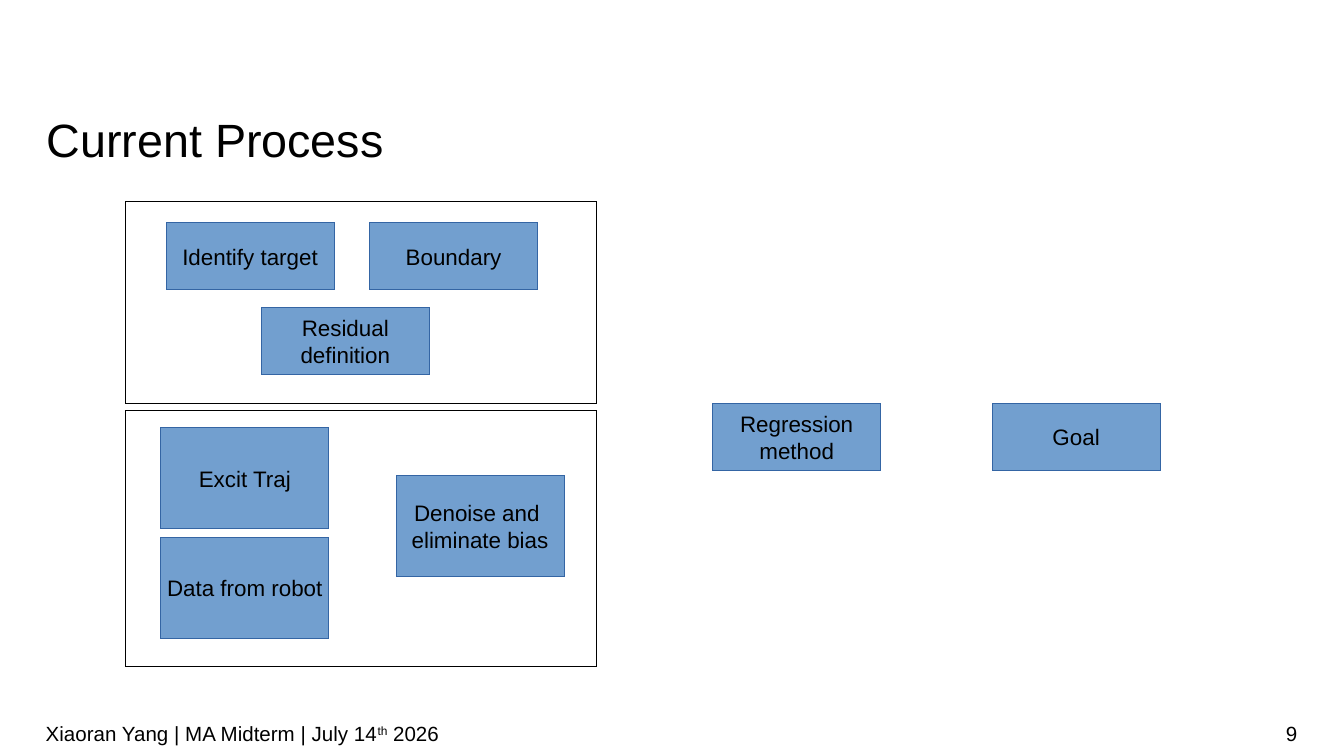
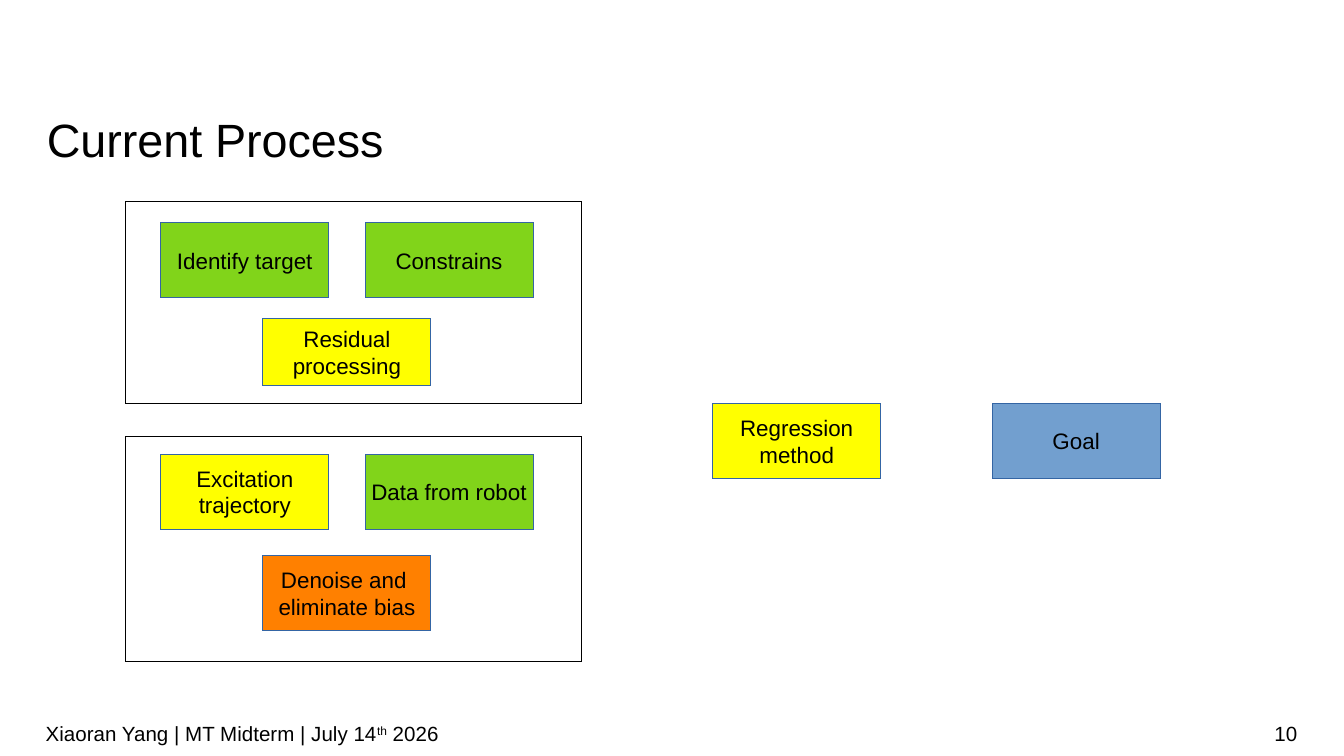
Before and after one commit to IDoccupled/identification, a slide deck: slide 10 of presentation/Midterm.odp (slide 9 before the commit). Drawn at 1344x756 pixels with LibreOffice and Linux fonts; fonts in the diff are those of the drawing; background and template pictures are left out. Boxes give left, top, right and bottom in pixels: in the first picture for what was removed or moved away, otherwise in the second. Text is boxed around its words. In the diff, an @@ line names an element or a change of style, - is before the commit and + after.

```diff
--- a/presentation/Midterm.odp
+++ b/presentation/Midterm.odp
@@ rectangle: place and size @@
-rectangle at (126,202,597,403)
+rectangle at (126,202,582,403)
@@ rectangle "Identify target": place and size @@
-rectangle "Identify target" at (167,223,335,290)
+rectangle "Identify target" at (161,223,329,298)
@@ rectangle "Identify target" at (161,223,329,298): fill #729FCF to #81D41A @@
@@ rectangle added at (366,223,534,298), fill #81D41A, outline #3465A4 0 pt, 12 pt, text #000000 @@
+Constrains
@@ rectangle removed at (370,223,538,290) @@
-Boundary
@@ rectangle "Residual" at (263,319,431,386): fill #729FCF to #FFFF00 @@
@@ rectangle "Residual": place and size @@
-rectangle "Residual" at (261,308,429,375)
+rectangle "Residual" at (263,319,431,386)
@@ text in rectangle at (293,357,401,379): text changed @@
-definition
+processing
@@ rectangle "Regression": place and size @@
-rectangle "Regression" at (712,403,880,470)
+rectangle "Regression" at (712,403,880,478)
@@ rectangle "Regression" at (712,403,880,478): fill #729FCF to #FFFF00 @@
@@ rectangle "Goal": place and size @@
-rectangle "Goal" at (992,403,1160,470)
+rectangle "Goal" at (992,403,1160,478)
@@ rectangle: place and size @@
-rectangle at (126,410,597,667)
+rectangle at (126,437,582,661)
@@ rectangle removed at (161,427,329,528) @@
-Excit Traj
@@ rectangle added at (161,454,329,530), fill #FFFF00, outline #3465A4 0 pt, 12 pt, text #000000 @@
+Excitation
+trajectory
@@ rectangle "Data from robot" at (366,454,534,530): fill #729FCF to #81D41A @@
@@ rectangle "Data from robot": place and size @@
-rectangle "Data from robot" at (161,538,329,638)
+rectangle "Data from robot" at (366,454,534,530)
@@ rectangle "Denoise and": place and size @@
-rectangle "Denoise and" at (396,476,564,577)
+rectangle "Denoise and" at (263,555,431,630)
@@ rectangle "Denoise and" at (263,555,431,630): fill #729FCF to #FF8000 @@
@@ text at (46,726,439,746): text changed @@
-Xiaoran Yang | MA Midterm | July 14th 2026
+Xiaoran Yang | MT Midterm | July 14th 2026
@@ page number at (1274,726,1297,742): text changed @@
-9
+10
```
Also in this commit, not shown: 9 other slides changed, 1 slide added, 18 slides removed, 1 other file.
